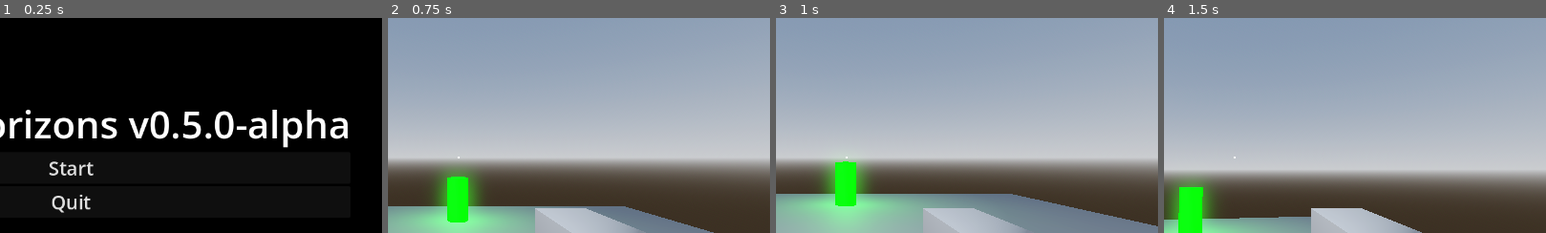
Above: before the commit, frames 1-4 (left to right).
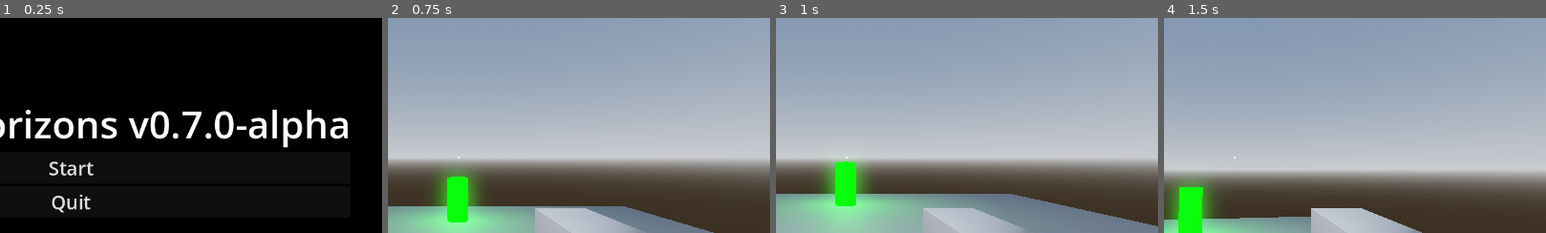
Above: after the commit, the same moments.

Repository: EnderiousGaming/R0-0TRoguelike
Game: Godot game, scene res://scenes/main_menu.tscn
Same seed, same stepped clock (60 frames per second), same inputs: the game is played once before the commit and once after it.
Inputs (mouse positions are % of the whole screen's width and height, from its top left):
- Up to frame 1 (0.25 s): no input
- Up to frame 2 (0.75 s): click "Start" at 0.5 s
- Up to frame 3 (1 s): no input
- Up to frame 4 (1.5 s): tap Enter (ui_accept) at 1.25 s; move the mouse to (55, 50) at 1.27 s; press the mouse at (55, 50) at 1.28 s; hold Up (ui_up) from 1.28 s (still down)
The pictures show only the part of the screen within x 41-91%, y 18-68%; the shares and areas given below are measured in that part.

The runs differ from the first frame. In frame 1, 0.4% of the frame differs, in the area x 47-53%, y 43-57%; in frame 2, nothing differs; in frame 3, nothing differs; in frame 4, nothing differs.

Commit message:
Duplicated main arena into four new arenas to be made into differently designed arenas

Diff:
--- a/scenes/main_menu.tscn
+++ b/scenes/main_menu.tscn
@@ -47,7 +47,7 @@
 [node name="Label" type="Label" parent="VBoxContainer" unique_id=1014888646]
 layout_mode = 2
 theme_override_font_sizes/font_size = 64
-text = "Glitched Horizons v0.5.0-alpha"
+text = "Glitched Horizons v0.7.0-alpha"
 
 [node name="StartButton" type="Button" parent="VBoxContainer" unique_id=1886776590]
 layout_mode = 2
--- /dev/null
+++ b/scenes/world_a.tscn
@@ -0,0 +1,96 @@
+[gd_scene format=3 uid="uid://dse8vb0af4bul"]
+
+[ext_resource type="Script" uid="uid://1id7ip7uumi8" path="res://scripts/world.gd" id="1_r4xtf"]
+[ext_resource type="PackedScene" uid="uid://bjifcg4kkf0n6" path="res://scenes/player.tscn" id="2_vlmdm"]
+[ext_resource type="Script" uid="uid://kdlyvtmm25uf" path="res://scripts/wave_director.gd" id="3_3stig"]
+[ext_resource type="PackedScene" uid="uid://cxcouiuwfd02w" path="res://scenes/enemy.tscn" id="4_nghof"]
+[ext_resource type="PackedScene" uid="uid://il4prkm7s6oo" path="res://scenes/portal.tscn" id="5_jrenj"]
+
+[sub_resource type="Environment" id="Environment_4wyf3"]
+background_mode = 1
+ambient_light_source = 2
+glow_enabled = true
+glow_intensity = 0.75
+glow_strength = 1.5
+volumetric_fog_enabled = true
+volumetric_fog_albedo = Color(0.2062256, 0.00012639136, 0.66189396, 1)
+
+[node name="World" type="Node3D" unique_id=928174374]
+script = ExtResource("1_r4xtf")
+
+[node name="WorldEnvironment" type="WorldEnvironment" parent="." unique_id=857040349]
+environment = SubResource("Environment_4wyf3")
+
+[node name="Floor" type="CSGBox3D" parent="." unique_id=96458215]
+transform = Transform3D(1, 0, 0, 0, 1, 0, 0, 0, 1, 0, -0.52477455, 0)
+use_collision = true
+size = Vector3(30, 1, 30)
+
+[node name="Wall1" type="CSGBox3D" parent="." unique_id=1877503622]
+transform = Transform3D(1, 0, 0, 0, 1, 0, 0, 0, 1, 0, 5, 15)
+use_collision = true
+size = Vector3(30, 10, 1)
+
+[node name="Wall2" type="CSGBox3D" parent="." unique_id=1936209788]
+transform = Transform3D(1, 0, 0, 0, 1, 0, 0, 0, 1, 0, 5, -15)
+use_collision = true
+size = Vector3(30, 10, 1)
+
+[node name="Wall3" type="CSGBox3D" parent="." unique_id=610390899]
+transform = Transform3D(-4.371139e-08, 0, 1, 0, 1, 0, -1, 0, -4.371139e-08, 15, 5, 0)
+use_collision = true
+size = Vector3(30, 10, 1)
+
+[node name="Wall4" type="CSGBox3D" parent="." unique_id=1473611356]
+transform = Transform3D(-4.371139e-08, 0, 1, 0, 1, 0, -1, 0, -4.371139e-08, -15, 5, 0)
+use_collision = true
+size = Vector3(30, 10, 1)
+
+[node name="Player" parent="." unique_id=665301636 instance=ExtResource("2_vlmdm")]
+transform = Transform3D(1, 0, 0, 0, 1, 0, 0, 0, 1, -0.9011092, 1.6220384, 4.196512)
+mouse_sensitivity = null
+
+[node name="SpawnPoint1" type="Marker3D" parent="." unique_id=920363747 groups=["spawn_point"]]
+transform = Transform3D(1, 0, 0, 0, 1, 0, 0, 0, 1, -12.23715, 1.1726885, -11.881229)
+
+[node name="OmniLight3D" type="OmniLight3D" parent="SpawnPoint1" unique_id=1048650695]
+light_color = Color(0, 1, 1, 1)
+light_energy = 2.5
+omni_range = 7.5
+
+[node name="SpawnPoint2" type="Marker3D" parent="." unique_id=1351586185 groups=["spawn_point"]]
+transform = Transform3D(1, 0, 0, 0, 1, 0, 0, 0, 1, -12.23715, 1.1726885, 12.727886)
+
+[node name="OmniLight3D2" type="OmniLight3D" parent="SpawnPoint2" unique_id=1258567554]
+light_color = Color(0, 1, 1, 1)
+light_energy = 2.5
+omni_range = 7.5
+
+[node name="SpawnPoint3" type="Marker3D" parent="." unique_id=1738373226 groups=["spawn_point"]]
+transform = Transform3D(1, 0, 0, 0, 1, 0, 0, 0, 1, 12.204111, 1.1726885, -11.881229)
+
+[node name="OmniLight3D3" type="OmniLight3D" parent="SpawnPoint3" unique_id=1425842088]
+light_color = Color(0, 1, 1, 1)
+light_energy = 2.5
+omni_range = 7.5
+
+[node name="SpawnPoint4" type="Marker3D" parent="." unique_id=1129416828 groups=["spawn_point"]]
+transform = Transform3D(1, 0, 0, 0, 1, 0, 0, 0, 1, 12.802603, 1.1726885, 9.608738)
+
+[node name="OmniLight3D4" type="OmniLight3D" parent="SpawnPoint4" unique_id=1971272187]
+light_color = Color(0, 1, 1, 1)
+light_energy = 2.5
+omni_range = 7.5
+
+[node name="WaveDirector" type="Node3D" parent="." unique_id=1922651044]
+script = ExtResource("3_3stig")
+enemy_scene = ExtResource("4_nghof")
+
+[node name="Timer" type="Timer" parent="WaveDirector" unique_id=1185196142]
+wait_time = 2.0
+autostart = true
+
+[node name="Portal" parent="." unique_id=1907718005 instance=ExtResource("5_jrenj")]
+transform = Transform3D(1, 0, 0, 0, 1, 0, 0, 0, 1, -0.17625761, 1, 13.444528)
+
+[connection signal="timeout" from="WaveDirector/Timer" to="WaveDirector" method="_on_timer_timeout"]
--- /dev/null
+++ b/scenes/world_b.tscn
@@ -0,0 +1,96 @@
+[gd_scene format=3 uid="uid://sbugjk2enh1v"]
+
+[ext_resource type="Script" uid="uid://1id7ip7uumi8" path="res://scripts/world.gd" id="1_77048"]
+[ext_resource type="PackedScene" uid="uid://bjifcg4kkf0n6" path="res://scenes/player.tscn" id="2_e5qi3"]
+[ext_resource type="Script" uid="uid://kdlyvtmm25uf" path="res://scripts/wave_director.gd" id="3_itj5i"]
+[ext_resource type="PackedScene" uid="uid://cxcouiuwfd02w" path="res://scenes/enemy.tscn" id="4_dtts8"]
+[ext_resource type="PackedScene" uid="uid://il4prkm7s6oo" path="res://scenes/portal.tscn" id="5_q43ju"]
+
+[sub_resource type="Environment" id="Environment_4wyf3"]
+background_mode = 1
+ambient_light_source = 2
+glow_enabled = true
+glow_intensity = 0.75
+glow_strength = 1.5
+volumetric_fog_enabled = true
+volumetric_fog_albedo = Color(0.2062256, 0.00012639136, 0.66189396, 1)
+
+[node name="World" type="Node3D" unique_id=928174374]
+script = ExtResource("1_77048")
+
+[node name="WorldEnvironment" type="WorldEnvironment" parent="." unique_id=857040349]
+environment = SubResource("Environment_4wyf3")
+
+[node name="Floor" type="CSGBox3D" parent="." unique_id=96458215]
+transform = Transform3D(1, 0, 0, 0, 1, 0, 0, 0, 1, 0, -0.52477455, 0)
+use_collision = true
+size = Vector3(30, 1, 30)
+
+[node name="Wall1" type="CSGBox3D" parent="." unique_id=1877503622]
+transform = Transform3D(1, 0, 0, 0, 1, 0, 0, 0, 1, 0, 5, 15)
+use_collision = true
+size = Vector3(30, 10, 1)
+
+[node name="Wall2" type="CSGBox3D" parent="." unique_id=1936209788]
+transform = Transform3D(1, 0, 0, 0, 1, 0, 0, 0, 1, 0, 5, -15)
+use_collision = true
+size = Vector3(30, 10, 1)
+
+[node name="Wall3" type="CSGBox3D" parent="." unique_id=610390899]
+transform = Transform3D(-4.371139e-08, 0, 1, 0, 1, 0, -1, 0, -4.371139e-08, 15, 5, 0)
+use_collision = true
+size = Vector3(30, 10, 1)
+
+[node name="Wall4" type="CSGBox3D" parent="." unique_id=1473611356]
+transform = Transform3D(-4.371139e-08, 0, 1, 0, 1, 0, -1, 0, -4.371139e-08, -15, 5, 0)
+use_collision = true
+size = Vector3(30, 10, 1)
+
+[node name="Player" parent="." unique_id=665301636 instance=ExtResource("2_e5qi3")]
+transform = Transform3D(1, 0, 0, 0, 1, 0, 0, 0, 1, -0.9011092, 1.6220384, 4.196512)
+mouse_sensitivity = null
+
+[node name="SpawnPoint1" type="Marker3D" parent="." unique_id=920363747 groups=["spawn_point"]]
+transform = Transform3D(1, 0, 0, 0, 1, 0, 0, 0, 1, -12.23715, 1.1726885, -11.881229)
+
+[node name="OmniLight3D" type="OmniLight3D" parent="SpawnPoint1" unique_id=1048650695]
+light_color = Color(0, 1, 1, 1)
+light_energy = 2.5
+omni_range = 7.5
+
+[node name="SpawnPoint2" type="Marker3D" parent="." unique_id=1351586185 groups=["spawn_point"]]
+transform = Transform3D(1, 0, 0, 0, 1, 0, 0, 0, 1, -12.23715, 1.1726885, 12.727886)
+
+[node name="OmniLight3D2" type="OmniLight3D" parent="SpawnPoint2" unique_id=1258567554]
+light_color = Color(0, 1, 1, 1)
+light_energy = 2.5
+omni_range = 7.5
+
+[node name="SpawnPoint3" type="Marker3D" parent="." unique_id=1738373226 groups=["spawn_point"]]
+transform = Transform3D(1, 0, 0, 0, 1, 0, 0, 0, 1, 12.204111, 1.1726885, -11.881229)
+
+[node name="OmniLight3D3" type="OmniLight3D" parent="SpawnPoint3" unique_id=1425842088]
+light_color = Color(0, 1, 1, 1)
+light_energy = 2.5
+omni_range = 7.5
+
+[node name="SpawnPoint4" type="Marker3D" parent="." unique_id=1129416828 groups=["spawn_point"]]
+transform = Transform3D(1, 0, 0, 0, 1, 0, 0, 0, 1, 12.802603, 1.1726885, 9.608738)
+
+[node name="OmniLight3D4" type="OmniLight3D" parent="SpawnPoint4" unique_id=1971272187]
+light_color = Color(0, 1, 1, 1)
+light_energy = 2.5
+omni_range = 7.5
+
+[node name="WaveDirector" type="Node3D" parent="." unique_id=1922651044]
+script = ExtResource("3_itj5i")
+enemy_scene = ExtResource("4_dtts8")
+
+[node name="Timer" type="Timer" parent="WaveDirector" unique_id=1185196142]
+wait_time = 2.0
+autostart = true
+
+[node name="Portal" parent="." unique_id=1907718005 instance=ExtResource("5_q43ju")]
+transform = Transform3D(1, 0, 0, 0, 1, 0, 0, 0, 1, -0.17625761, 1, 13.444528)
+
+[connection signal="timeout" from="WaveDirector/Timer" to="WaveDirector" method="_on_timer_timeout"]
--- /dev/null
+++ b/scenes/world_c.tscn
@@ -0,0 +1,96 @@
+[gd_scene format=3 uid="uid://duxbt661wfujr"]
+
+[ext_resource type="Script" uid="uid://1id7ip7uumi8" path="res://scripts/world.gd" id="1_418nc"]
+[ext_resource type="PackedScene" uid="uid://bjifcg4kkf0n6" path="res://scenes/player.tscn" id="2_m73k7"]
+[ext_resource type="Script" uid="uid://kdlyvtmm25uf" path="res://scripts/wave_director.gd" id="3_e7edo"]
+[ext_resource type="PackedScene" uid="uid://cxcouiuwfd02w" path="res://scenes/enemy.tscn" id="4_0ki1l"]
+[ext_resource type="PackedScene" uid="uid://il4prkm7s6oo" path="res://scenes/portal.tscn" id="5_7dwsv"]
+
+[sub_resource type="Environment" id="Environment_4wyf3"]
+background_mode = 1
+ambient_light_source = 2
+glow_enabled = true
+glow_intensity = 0.75
+glow_strength = 1.5
+volumetric_fog_enabled = true
+volumetric_fog_albedo = Color(0.2062256, 0.00012639136, 0.66189396, 1)
+
+[node name="World" type="Node3D" unique_id=928174374]
+script = ExtResource("1_418nc")
+
+[node name="WorldEnvironment" type="WorldEnvironment" parent="." unique_id=857040349]
+environment = SubResource("Environment_4wyf3")
+
+[node name="Floor" type="CSGBox3D" parent="." unique_id=96458215]
+transform = Transform3D(1, 0, 0, 0, 1, 0, 0, 0, 1, 0, -0.52477455, 0)
+use_collision = true
+size = Vector3(30, 1, 30)
+
+[node name="Wall1" type="CSGBox3D" parent="." unique_id=1877503622]
+transform = Transform3D(1, 0, 0, 0, 1, 0, 0, 0, 1, 0, 5, 15)
+use_collision = true
+size = Vector3(30, 10, 1)
+
+[node name="Wall2" type="CSGBox3D" parent="." unique_id=1936209788]
+transform = Transform3D(1, 0, 0, 0, 1, 0, 0, 0, 1, 0, 5, -15)
+use_collision = true
+size = Vector3(30, 10, 1)
+
+[node name="Wall3" type="CSGBox3D" parent="." unique_id=610390899]
+transform = Transform3D(-4.371139e-08, 0, 1, 0, 1, 0, -1, 0, -4.371139e-08, 15, 5, 0)
+use_collision = true
+size = Vector3(30, 10, 1)
+
+[node name="Wall4" type="CSGBox3D" parent="." unique_id=1473611356]
+transform = Transform3D(-4.371139e-08, 0, 1, 0, 1, 0, -1, 0, -4.371139e-08, -15, 5, 0)
+use_collision = true
+size = Vector3(30, 10, 1)
+
+[node name="Player" parent="." unique_id=665301636 instance=ExtResource("2_m73k7")]
+transform = Transform3D(1, 0, 0, 0, 1, 0, 0, 0, 1, -0.9011092, 1.6220384, 4.196512)
+mouse_sensitivity = null
+
+[node name="SpawnPoint1" type="Marker3D" parent="." unique_id=920363747 groups=["spawn_point"]]
+transform = Transform3D(1, 0, 0, 0, 1, 0, 0, 0, 1, -12.23715, 1.1726885, -11.881229)
+
+[node name="OmniLight3D" type="OmniLight3D" parent="SpawnPoint1" unique_id=1048650695]
+light_color = Color(0, 1, 1, 1)
+light_energy = 2.5
+omni_range = 7.5
+
+[node name="SpawnPoint2" type="Marker3D" parent="." unique_id=1351586185 groups=["spawn_point"]]
+transform = Transform3D(1, 0, 0, 0, 1, 0, 0, 0, 1, -12.23715, 1.1726885, 12.727886)
+
+[node name="OmniLight3D2" type="OmniLight3D" parent="SpawnPoint2" unique_id=1258567554]
+light_color = Color(0, 1, 1, 1)
+light_energy = 2.5
+omni_range = 7.5
+
+[node name="SpawnPoint3" type="Marker3D" parent="." unique_id=1738373226 groups=["spawn_point"]]
+transform = Transform3D(1, 0, 0, 0, 1, 0, 0, 0, 1, 12.204111, 1.1726885, -11.881229)
+
+[node name="OmniLight3D3" type="OmniLight3D" parent="SpawnPoint3" unique_id=1425842088]
+light_color = Color(0, 1, 1, 1)
+light_energy = 2.5
+omni_range = 7.5
+
+[node name="SpawnPoint4" type="Marker3D" parent="." unique_id=1129416828 groups=["spawn_point"]]
+transform = Transform3D(1, 0, 0, 0, 1, 0, 0, 0, 1, 12.802603, 1.1726885, 9.608738)
+
+[node name="OmniLight3D4" type="OmniLight3D" parent="SpawnPoint4" unique_id=1971272187]
+light_color = Color(0, 1, 1, 1)
+light_energy = 2.5
+omni_range = 7.5
+
+[node name="WaveDirector" type="Node3D" parent="." unique_id=1922651044]
+script = ExtResource("3_e7edo")
+enemy_scene = ExtResource("4_0ki1l")
+
+[node name="Timer" type="Timer" parent="WaveDirector" unique_id=1185196142]
+wait_time = 2.0
+autostart = true
+
+[node name="Portal" parent="." unique_id=1907718005 instance=ExtResource("5_7dwsv")]
+transform = Transform3D(1, 0, 0, 0, 1, 0, 0, 0, 1, -0.17625761, 1, 13.444528)
+
+[connection signal="timeout" from="WaveDirector/Timer" to="WaveDirector" method="_on_timer_timeout"]
--- /dev/null
+++ b/scenes/world_d.tscn
@@ -0,0 +1,96 @@
+[gd_scene format=3 uid="uid://jgo32nipafx6"]
+
+[ext_resource type="Script" uid="uid://1id7ip7uumi8" path="res://scripts/world.gd" id="1_md3eu"]
+[ext_resource type="PackedScene" uid="uid://bjifcg4kkf0n6" path="res://scenes/player.tscn" id="2_vb5jg"]
+[ext_resource type="Script" uid="uid://kdlyvtmm25uf" path="res://scripts/wave_director.gd" id="3_1untw"]
+[ext_resource type="PackedScene" uid="uid://cxcouiuwfd02w" path="res://scenes/enemy.tscn" id="4_j5mna"]
+[ext_resource type="PackedScene" uid="uid://il4prkm7s6oo" path="res://scenes/portal.tscn" id="5_owgkk"]
+
+[sub_resource type="Environment" id="Environment_4wyf3"]
+background_mode = 1
+ambient_light_source = 2
+glow_enabled = true
+glow_intensity = 0.75
+glow_strength = 1.5
+volumetric_fog_enabled = true
+volumetric_fog_albedo = Color(0.2062256, 0.00012639136, 0.66189396, 1)
+
+[node name="World" type="Node3D" unique_id=928174374]
+script = ExtResource("1_md3eu")
+
+[node name="WorldEnvironment" type="WorldEnvironment" parent="." unique_id=857040349]
+environment = SubResource("Environment_4wyf3")
+
+[node name="Floor" type="CSGBox3D" parent="." unique_id=96458215]
+transform = Transform3D(1, 0, 0, 0, 1, 0, 0, 0, 1, 0, -0.52477455, 0)
+use_collision = true
+size = Vector3(30, 1, 30)
+
+[node name="Wall1" type="CSGBox3D" parent="." unique_id=1877503622]
+transform = Transform3D(1, 0, 0, 0, 1, 0, 0, 0, 1, 0, 5, 15)
+use_collision = true
+size = Vector3(30, 10, 1)
+
+[node name="Wall2" type="CSGBox3D" parent="." unique_id=1936209788]
+transform = Transform3D(1, 0, 0, 0, 1, 0, 0, 0, 1, 0, 5, -15)
+use_collision = true
+size = Vector3(30, 10, 1)
+
+[node name="Wall3" type="CSGBox3D" parent="." unique_id=610390899]
+transform = Transform3D(-4.371139e-08, 0, 1, 0, 1, 0, -1, 0, -4.371139e-08, 15, 5, 0)
+use_collision = true
+size = Vector3(30, 10, 1)
+
+[node name="Wall4" type="CSGBox3D" parent="." unique_id=1473611356]
+transform = Transform3D(-4.371139e-08, 0, 1, 0, 1, 0, -1, 0, -4.371139e-08, -15, 5, 0)
+use_collision = true
+size = Vector3(30, 10, 1)
+
+[node name="Player" parent="." unique_id=665301636 instance=ExtResource("2_vb5jg")]
+transform = Transform3D(1, 0, 0, 0, 1, 0, 0, 0, 1, -0.9011092, 1.6220384, 4.196512)
+mouse_sensitivity = null
+
+[node name="SpawnPoint1" type="Marker3D" parent="." unique_id=920363747 groups=["spawn_point"]]
+transform = Transform3D(1, 0, 0, 0, 1, 0, 0, 0, 1, -12.23715, 1.1726885, -11.881229)
+
+[node name="OmniLight3D" type="OmniLight3D" parent="SpawnPoint1" unique_id=1048650695]
+light_color = Color(0, 1, 1, 1)
+light_energy = 2.5
+omni_range = 7.5
+
+[node name="SpawnPoint2" type="Marker3D" parent="." unique_id=1351586185 groups=["spawn_point"]]
+transform = Transform3D(1, 0, 0, 0, 1, 0, 0, 0, 1, -12.23715, 1.1726885, 12.727886)
+
+[node name="OmniLight3D2" type="OmniLight3D" parent="SpawnPoint2" unique_id=1258567554]
+light_color = Color(0, 1, 1, 1)
+light_energy = 2.5
+omni_range = 7.5
+
+[node name="SpawnPoint3" type="Marker3D" parent="." unique_id=1738373226 groups=["spawn_point"]]
+transform = Transform3D(1, 0, 0, 0, 1, 0, 0, 0, 1, 12.204111, 1.1726885, -11.881229)
+
+[node name="OmniLight3D3" type="OmniLight3D" parent="SpawnPoint3" unique_id=1425842088]
+light_color = Color(0, 1, 1, 1)
+light_energy = 2.5
+omni_range = 7.5
+
+[node name="SpawnPoint4" type="Marker3D" parent="." unique_id=1129416828 groups=["spawn_point"]]
+transform = Transform3D(1, 0, 0, 0, 1, 0, 0, 0, 1, 12.802603, 1.1726885, 9.608738)
+
+[node name="OmniLight3D4" type="OmniLight3D" parent="SpawnPoint4" unique_id=1971272187]
+light_color = Color(0, 1, 1, 1)
+light_energy = 2.5
+omni_range = 7.5
+
+[node name="WaveDirector" type="Node3D" parent="." unique_id=1922651044]
+script = ExtResource("3_1untw")
+enemy_scene = ExtResource("4_j5mna")
+
+[node name="Timer" type="Timer" parent="WaveDirector" unique_id=1185196142]
+wait_time = 2.0
+autostart = true
+
+[node name="Portal" parent="." unique_id=1907718005 instance=ExtResource("5_owgkk")]
+transform = Transform3D(1, 0, 0, 0, 1, 0, 0, 0, 1, -0.17625761, 1, 13.444528)
+
+[connection signal="timeout" from="WaveDirector/Timer" to="WaveDirector" method="_on_timer_timeout"]
--- a/scripts/portal.gd
+++ b/scripts/portal.gd
@@ -16,8 +16,17 @@
 		var next_scene_path = ""
 
 		match stage:
-			1, 2, 4, 5, 7, 8:
-				next_scene_path = "res://scenes/world.tscn"
+			# THE COMBAT ROOMS
+			1, 2, 5, 7, 8:
+				# The array of our 4 new level designs
+				var combat_maps = [
+					"res://scenes/world_a.tscn",
+					"res://scenes/world_b.tscn",
+					"res://scenes/world_c.tscn",
+					"res://scenes/world_d.tscn"
+				]
+				# Randomly pick one of the strings from the array!
+				next_scene_path = combat_maps.pick_random()
 			3, 6, 9:
 				next_scene_path = "res://scenes/shop.tscn"
 			10:
